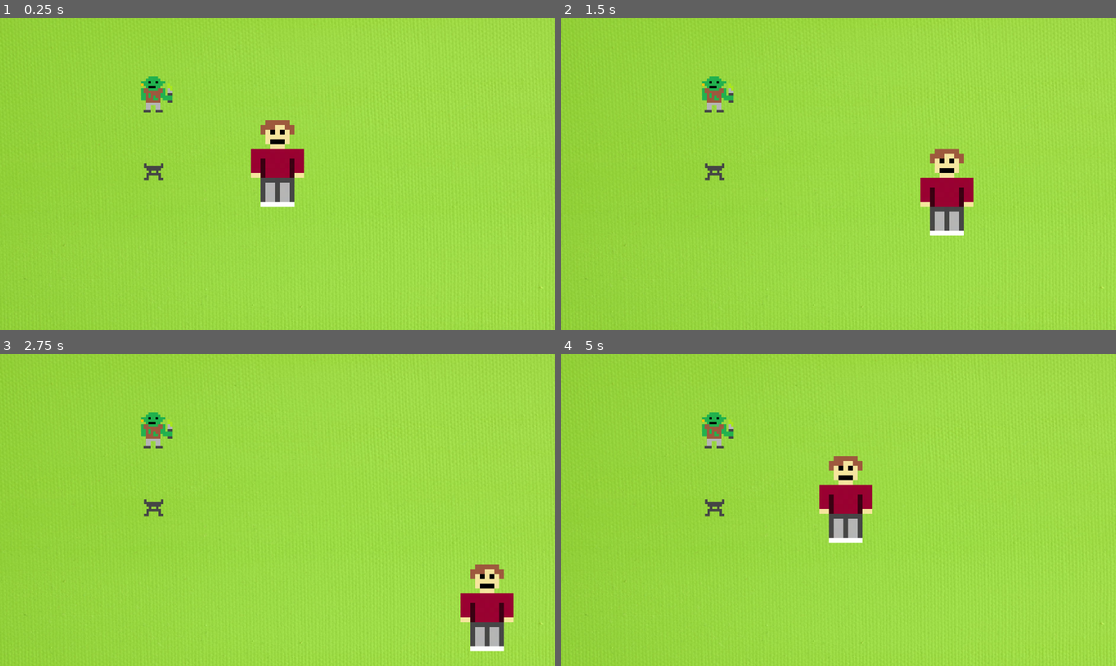
Above: before the commit, frames 1-4 (two rows, left to right).
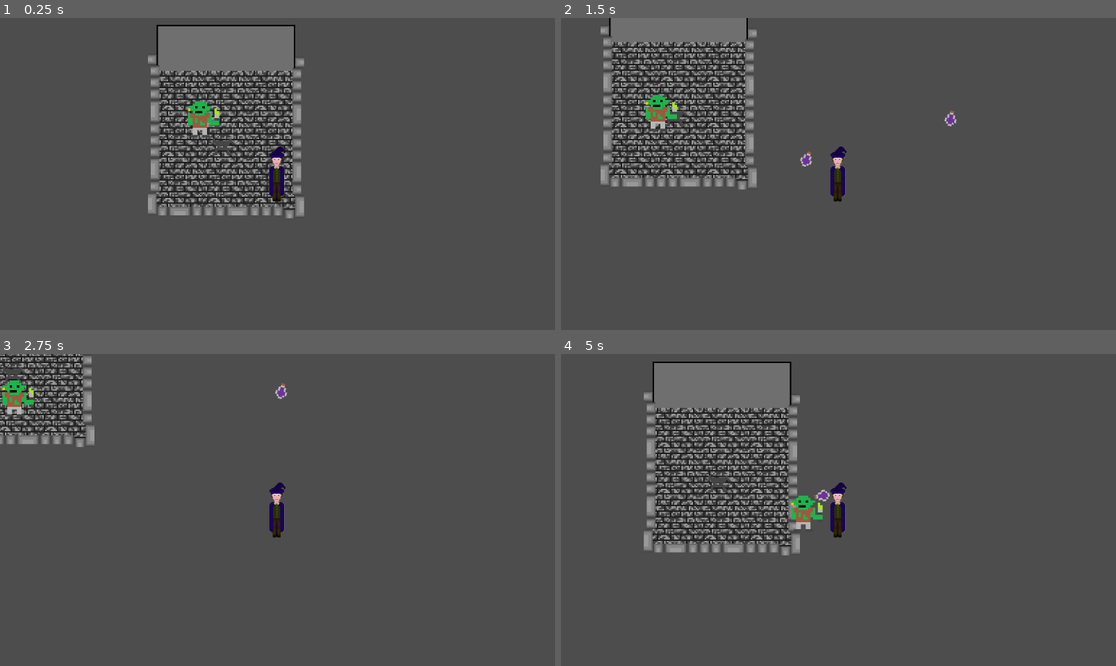
Above: after the commit, the same moments.

Repository: xandaron/TheAlchemist
Game: Godot game, scene res://scenes/test.tscn
Two runs of this game, one before a commit and one after it. Both use one fixed random seed, a clock stepped at 60 frames per second and the inputs below.
Inputs (mouse positions are in pixels of both pictures, inside the frame that each line leads up to):
- Up to frame 1 (0.25 s): no input
- Up to frame 2 (1.5 s): move the mouse to (960, 158) at 0.52 s; hold D (move right) 0.53-1.28 s; click (960, 158) at 0.6 s; move the mouse to (727, 189) at 1.27 s; hold S (move down) from 1.28 s (still down); click (727, 189) at 1.35 s
- Up to frame 3 (2.75 s): move the mouse to (333, 441) at 2.02 s; release S (move down) at 2.03 s; hold D (move right) from 2.03 s (still down); click (333, 441) at 2.1 s
- Up to frame 4 (5 s): move the mouse to (810, 572) at 2.77 s; release D (move right) at 2.78 s; hold W (move up) 2.78-3.53 s; click (810, 572) at 2.85 s; move the mouse to (1005, 556) at 3.52 s; hold A (move left) from 3.53 s (still down); click (1005, 556) at 3.6 s; move the mouse to (672, 463) at 4.27 s; click (672, 463) at 4.35 s

The runs differ from the first frame. In frame 1, 100% of the frame differs, in the area x 0-100%, y 0-100%; in frame 2, 100%; in frame 3, 100%; in frame 4, 100%.

Commit message:
generalization of objects for spawning purposes

Diff:
--- a/project.godot
+++ b/project.godot
@@ -17,7 +17,9 @@
 
 [autoload]
 
-Player_Variables="*res://scripts/Player_Variables.gd"
+GlobalVariables="*res://scripts/global_variables.gd"
+PlayerVariables="*res://scripts/player/player_variables.gd"
+GoblinVariables="*res://scripts/goblin/goblin_variables.gd"
 
 [input]
 
@@ -50,12 +52,23 @@
 "events": [Object(InputEventKey,"resource_local_to_scene":false,"resource_name":"","device":-1,"window_id":0,"alt_press …(182 unchanged characters)…
 ]
 }
+menu={
+"deadzone": 0.5,
+"events": [Object(InputEventKey,"resource_local_to_scene":false,"resource_name":"","device":0,"window_id":0,"alt_pressed":false,"shift_pressed":true,"ctrl_pressed":false,"meta_pressed":false,"pressed":false,"keycode":0,"physical_keycode":80,"key_label":0,"unicode":0,"echo":false,"script":null)
+]
+}
+attack={
+"deadzone": 0.5,
+"events": [Object(InputEventMouseButton,"resource_local_to_scene":false,"resource_name":"","device":-1,"window_id":0,"alt_pressed":false,"shift_pressed":false,"ctrl_pressed":false,"meta_pressed":false,"button_mask":0,"position":Vector2(0, 0),"global_position":Vector2(0, 0),"factor":1.0,"button_index":1,"canceled":false,"pressed":false,"double_click":false,"script":null)
+]
+}
 
 [layer_names]
 
 2d_physics/layer_1="player"
 2d_physics/layer_2="immovables"
 2d_physics/layer_3="entitys"
+2d_physics/layer_4="player_attacks"
 
 [rendering]
 
--- /dev/null
+++ b/scenes/goblin.tscn
@@ -0,0 +1,46 @@
+[gd_scene load_steps=6 format=3 uid="uid://jsrys4lnjdk1"]
+
+[ext_resource type="Script" path="res://scripts/goblin/goblin_controller.gd" id="1_sarn2"]
+[ext_resource type="Texture2D" uid="uid://cga8l8bs83g7v" path="res://assets/textures/goblin/goblin.png" id="2_kh4mt"]
+
+[sub_resource type="RectangleShape2D" id="RectangleShape2D_wyj0x"]
+size = Vector2(30, 45)
+
+[sub_resource type="OccluderPolygon2D" id="OccluderPolygon2D_drlgh"]
+cull_mode = 1
+polygon = PackedVector2Array(-15, 35, 15, 35, 15, -10, -15, -10)
+
+[sub_resource type="CircleShape2D" id="CircleShape2D_b3q3r"]
+radius = 70.0
+
+[node name="Goblin" type="CharacterBody2D"]
+position = Vector2(318, 156)
+collision_layer = 4
+collision_mask = 10
+script = ExtResource("1_sarn2")
+
+[node name="Sprite2D" type="Sprite2D" parent="."]
+scale = Vector2(5, 5)
+texture = ExtResource("2_kh4mt")
+metadata/_edit_lock_ = true
+
+[node name="Bounding_Box" type="CollisionShape2D" parent="."]
+position = Vector2(0, 12.5)
+shape = SubResource("RectangleShape2D_wyj0x")
+metadata/_edit_lock_ = true
+
+[node name="LightOccluder2D" type="LightOccluder2D" parent="."]
+occluder = SubResource("OccluderPolygon2D_drlgh")
+metadata/_edit_lock_ = true
+
+[node name="Attack_Area" type="Area2D" parent="."]
+visible = false
+collision_layer = 0
+metadata/_edit_lock_ = true
+
+[node name="CollisionShape2D" type="CollisionShape2D" parent="Attack_Area"]
+shape = SubResource("CircleShape2D_b3q3r")
+metadata/_edit_lock_ = true
+
+[connection signal="body_entered" from="Attack_Area" to="." method="_on_attack_area_entered"]
+[connection signal="body_exited" from="Attack_Area" to="." method="_on_attack_area_exited"]
--- /dev/null
+++ b/scenes/potion.tscn
@@ -0,0 +1,31 @@
+[gd_scene load_steps=5 format=3 uid="uid://cwv0dil0xe2fi"]
+
+[ext_resource type="Script" path="res://scripts/player/potion.gd" id="1_064ny"]
+[ext_resource type="Texture2D" uid="uid://6q022xpaqvft" path="res://assets/textures/potion.png" id="2_3lxn4"]
+
+[sub_resource type="CircleShape2D" id="CircleShape2D_8p324"]
+radius = 17.0
+
+[sub_resource type="OccluderPolygon2D" id="OccluderPolygon2D_qq7ah"]
+polygon = PackedVector2Array(0, 14, -10, 4, 0, -10, 10, 4)
+
+[node name="Potion" type="Area2D"]
+collision_layer = 8
+collision_mask = 6
+script = ExtResource("1_064ny")
+
+[node name="CollisionShape2D" type="CollisionShape2D" parent="."]
+shape = SubResource("CircleShape2D_8p324")
+metadata/_edit_lock_ = true
+
+[node name="Sprite2D" type="Sprite2D" parent="."]
+scale = Vector2(4, 4)
+texture = ExtResource("2_3lxn4")
+metadata/_edit_lock_ = true
+
+[node name="LightOccluder2D" type="LightOccluder2D" parent="."]
+occluder = SubResource("OccluderPolygon2D_qq7ah")
+occluder_light_mask = 7
+metadata/_edit_lock_ = true
+
+[connection signal="body_entered" from="." to="." method="_on_body_entered"]
--- a/scenes/test.tscn
+++ b/scenes/test.tscn
@@ -1,20 +1,21 @@
-[gd_scene load_steps=31 format=3 uid="uid://dgri5x36xf877"]
-
-[ext_resource type="Script" path="res://scripts/Scene.gd" id="1_8nsuj"]
-[ext_resource type="Texture2D" uid="uid://dv4qppu42dt41" path="res://assets/textures/green.jpg" id="2_ewqpb"]
+[gd_scene load_steps=30 format=3 uid="uid://dgri5x36xf877"]
+
+[ext_resource type="Script" path="res://scripts/scene.gd" id="1_8nsuj"]
+[ext_resource type="Texture2D" uid="uid://bd3cfjlhyfqi0" path="res://assets/textures/Room_Mock_Alligned.png" id="2_6v8kg"]
+[ext_resource type="PackedScene" uid="uid://cwv0dil0xe2fi" path="res://scenes/potion.tscn" id="3_0pd6w"]
 [ext_resource type="Texture2D" uid="uid://cij2wois46i3c" path="res://assets/textures/brazier/brazier.png" id="3_b58qi"]
-[ext_resource type="Script" path="res://scripts/Player_Character.gd" id="5_0yvrj"]
-[ext_resource type="Script" path="res://scripts/Light.gd" id="5_rrma4"]
-[ext_resource type="Texture2D" uid="uid://lcq7dn2o28rc" path="res://assets/textures/player/player.png" id="6_i1mrs"]
+[ext_resource type="Script" path="res://scripts/player/player_controller.gd" id="5_0yvrj"]
+[ext_resource type="Script" path="res://scripts/brazier/brazier_light.gd" id="5_rrma4"]
 [ext_resource type="Texture2D" uid="uid://ce4yingp2lw4i" path="res://assets/textures/brazier/brazier_lit_00.png" id="6_lcpat"]
 [ext_resource type="Texture2D" uid="uid://2ke37ld7a5i4" path="res://assets/textures/brazier/brazier_lit_01.png" id="7_ocb81"]
 [ext_resource type="Texture2D" uid="uid://3af67mfn6qgf" path="res://assets/textures/brazier/brazier_lit_02.png" id="8_xebxs"]
 [ext_resource type="Texture2D" uid="uid://glncfueds01" path="res://assets/textures/brazier/brazier_lit_03.png" id="9_eaiot"]
 [ext_resource type="Texture2D" uid="uid://dxgk2voselcef" path="res://assets/textures/brazier/brazier_lit_04.png" id="10_5splo"]
-[ext_resource type="Script" path="res://scripts/Brazier_Particles.gd" id="11_bkpif"]
-[ext_resource type="Script" path="res://scripts/Brazier_Animated.gd" id="11_v043c"]
-[ext_resource type="Script" path="res://scripts/Mob.gd" id="14_a5n55"]
-[ext_resource type="Texture2D" uid="uid://cga8l8bs83g7v" path="res://assets/textures/goblin/goblin.png" id="15_s12mv"]
+[ext_resource type="Script" path="res://scripts/brazier/brazier_particles.gd" id="11_bkpif"]
+[ext_resource type="Script" path="res://scripts/brazier/brazier_animated.gd" id="11_v043c"]
+[ext_resource type="Texture2D" uid="uid://djixsow72r05i" path="res://assets/textures/alchemist.png" id="16_xm82w"]
+[ext_resource type="Script" path="res://scripts/rooms.gd" id="17_3om0c"]
+[ext_resource type="Script" path="res://scripts/room.gd" id="18_do8uh"]
 
 [sub_resource type="SpriteFrames" id="SpriteFrames_1bxuc"]
 animations = [{
@@ -103,36 +104,37 @@
 [sub_resource type="RectangleShape2D" id="RectangleShape2D_lfmeo"]
 size = Vector2(1152.5, 41)
 
-[sub_resource type="RectangleShape2D" id="RectangleShape2D_wyj0x"]
-size = Vector2(40, 70)
-
-[sub_resource type="OccluderPolygon2D" id="OccluderPolygon2D_drlgh"]
-cull_mode = 1
-polygon = PackedVector2Array(-15, 35, 15, 35, 15, -10, -15, -10)
-
-[sub_resource type="CircleShape2D" id="CircleShape2D_b3q3r"]
-radius = 70.0
-
 [sub_resource type="RectangleShape2D" id="RectangleShape2D_4ilib"]
-size = Vector2(69, 119.5)
+size = Vector2(29, 60)
 
 [sub_resource type="OccluderPolygon2D" id="OccluderPolygon2D_nxbl3"]
-cull_mode = 1
-polygon = PackedVector2Array(-25, 60, 25, 60, 26, -50, -25, -50)
+closed = false
+polygon = PackedVector2Array(-14, 43, -14, -14, 12, -14, 12, 43)
+
+[sub_resource type="SpriteFrames" id="SpriteFrames_ydnmr"]
+animations = [{
+"frames": [{
+"duration": 1.0,
+"texture": ExtResource("16_xm82w")
+}],
+"loop": true,
+"name": &"idle",
+"speed": 5.0
+}]
 
 [node name="Root" type="Node"]
 
+[node name="Sprite2D" type="Sprite2D" parent="."]
+position = Vector2(370, 742)
+scale = Vector2(3, 3)
+texture = ExtResource("2_6v8kg")
+
 [node name="Scene_Root" type="Node2D" parent="."]
+y_sort_enabled = true
 script = ExtResource("1_8nsuj")
 
-[node name="background" type="Sprite2D" parent="Scene_Root"]
-position = Vector2(580, 321)
-scale = Vector2(0.615234, 0.558997)
-texture = ExtResource("2_ewqpb")
-metadata/_edit_lock_ = true
-
 [node name="Brazier_00" type="StaticBody2D" parent="Scene_Root"]
-position = Vector2(319, 317)
+position = Vector2(314, 321)
 collision_layer = 2
 collision_mask = 0
 
@@ -146,6 +148,7 @@
 [node name="Bounding_Box" type="CollisionShape2D" parent="Scene_Root/Brazier_00"]
 position = Vector2(0, 2.5)
 shape = SubResource("RectangleShape2D_g1uo4")
+metadata/_edit_lock_ = true
 
 [node name="Light" type="PointLight2D" parent="Scene_Root/Brazier_00"]
 scale = Vector2(5, 5)
@@ -178,10 +181,6 @@
 shape = SubResource("CircleShape2D_n2tg7")
 metadata/_edit_lock_ = true
 
-[node name="Obstacle" type="NavigationObstacle2D" parent="Scene_Root/Brazier_00"]
-visible = false
-vertices = PackedVector2Array(-20, 20, -20, -15, 20, -15, 20, 20)
-
 [node name="Scene_Walls" type="StaticBody2D" parent="Scene_Root"]
 position = Vector2(-13, 324)
 collision_layer = 2
@@ -208,59 +207,38 @@
 shape = SubResource("RectangleShape2D_lfmeo")
 metadata/_edit_lock_ = true
 
-[node name="Goblin_00" type="CharacterBody2D" parent="Scene_Root"]
-position = Vector2(318, 156)
-collision_layer = 4
-collision_mask = 2
-script = ExtResource("14_a5n55")
-
-[node name="Sprite2D" type="Sprite2D" parent="Scene_Root/Goblin_00"]
-scale = Vector2(5, 5)
-texture = ExtResource("15_s12mv")
-metadata/_edit_lock_ = true
-
-[node name="Bounding_Box" type="CollisionShape2D" parent="Scene_Root/Goblin_00"]
-position = Vector2(0, 5)
-shape = SubResource("RectangleShape2D_wyj0x")
-metadata/_edit_lock_ = true
-
-[node name="LightOccluder2D" type="LightOccluder2D" parent="Scene_Root/Goblin_00"]
-occluder = SubResource("OccluderPolygon2D_drlgh")
-metadata/_edit_lock_ = true
-
-[node name="Attack_Area" type="Area2D" parent="Scene_Root/Goblin_00"]
-visible = false
-collision_layer = 0
-metadata/_edit_lock_ = true
-
-[node name="CollisionShape2D" type="CollisionShape2D" parent="Scene_Root/Goblin_00/Attack_Area"]
-shape = SubResource("CircleShape2D_b3q3r")
-metadata/_edit_lock_ = true
-
-[node name="Player_Character" type="CharacterBody2D" parent="Scene_Root"]
-position = Vector2(576, 322)
+[node name="Player" type="CharacterBody2D" parent="Scene_Root"]
+position = Vector2(429, 380)
 collision_mask = 2
 script = ExtResource("5_0yvrj")
-
-[node name="Sprite" type="Sprite2D" parent="Scene_Root/Player_Character"]
-position = Vector2(5, 0)
-scale = Vector2(10, 10)
-texture = ExtResource("6_i1mrs")
-metadata/_edit_lock_ = true
-
-[node name="Bounding_Box" type="CollisionShape2D" parent="Scene_Root/Player_Character"]
-position = Vector2(-0.5, 9.75)
+throwable = ExtResource("3_0pd6w")
+
+[node name="Camera" type="Camera2D" parent="Scene_Root/Player"]
+process_callback = 0
+metadata/_edit_lock_ = true
+
+[node name="Bounding_Box" type="CollisionShape2D" parent="Scene_Root/Player"]
+position = Vector2(-1.5, 15)
 shape = SubResource("RectangleShape2D_4ilib")
 debug_color = Color(0, 0.579059, 0.807016, 0.42)
 metadata/_edit_lock_ = true
 
-[node name="Occluder" type="LightOccluder2D" parent="Scene_Root/Player_Character"]
+[node name="Occluder" type="LightOccluder2D" parent="Scene_Root/Player"]
 occluder = SubResource("OccluderPolygon2D_nxbl3")
 metadata/_edit_lock_ = true
+
+[node name="Sprite_Stack" type="AnimatedSprite2D" parent="Scene_Root/Player"]
+sprite_frames = SubResource("SpriteFrames_ydnmr")
+animation = &"idle"
+metadata/_edit_lock_ = true
+
+[node name="Rooms" type="Node" parent="Scene_Root"]
+script = ExtResource("17_3om0c")
+
+[node name="Room_00" type="Node" parent="Scene_Root/Rooms"]
+script = ExtResource("18_do8uh")
 
 [connection signal="body_entered" from="Scene_Root/Brazier_00/Trigger" to="Scene_Root/Brazier_00/Sprite_Stack" method="_on_brazie_entered"]
 [connection signal="body_entered" from="Scene_Root/Brazier_00/Trigger" to="Scene_Root/Brazier_00/Light" method="_on_brazier_entered"]
 [connection signal="body_entered" from="Scene_Root/Brazier_00/Trigger" to="Scene_Root/Brazier_00/Smoke" method="_on_brazier_entered"]
-[connection signal="attack_player" from="Scene_Root/Goblin_00" to="Scene_Root/Player_Character" method="_on_attack_player" binds= [0]]
-[connection signal="body_entered" from="Scene_Root/Goblin_00/Attack_Area" to="Scene_Root/Goblin_00" method="_on_attack_area_entered"]
-[connection signal="body_exited" from="Scene_Root/Goblin_00/Attack_Area" to="Scene_Root/Goblin_00" method="_on_attack_area_exited"]
+[connection signal="death" from="Scene_Root/Player" to="Scene_Root" method="_on_player_death"]
--- a/scripts/Mob.gd
+++ b/scripts/Mob.gd
@@ -1,37 +1,38 @@
 extends CharacterBody2D
 
+class_name Mob
+
 signal attack_player(damage: float)
+signal death(id: int)
 
-const BASE_HEALTH := 100.0
-var health := BASE_HEALTH
-
-const BASE_SPEED := 100.0
-var speed := BASE_SPEED
-
-const BASE_ATTACK_DELAY := 0.5
-var attack_cooldown := BASE_ATTACK_DELAY
+var id: int
+var health: float
+var speed: float
+var attack_damage: float
 var cooldown_timer := 0.0
-
-const BASE_DAMAGE := 10.0
-var damage := BASE_DAMAGE
-
 var within_attack_range := false
 
+func die():
+	visible = false
+	for child in get_children():
+		child.queue_free()
+	call_deferred("queue_free")
+	death.emit(id)
+
 func attack():
-	emit_signal("attack_player", damage)
-	cooldown_timer = attack_cooldown
+	attack_player.emit(attack_damage)
 
-func move(target: Vector2, delta: float):
-	move_and_collide((target - position).normalized() * speed * delta)
-
-func _physics_process(delta):
-	if cooldown_timer > 0.0:
-		cooldown_timer -= delta
-	elif within_attack_range:
-		attack()
+func initalize(uid: int, pos: Vector2):
+	id = uid
+	position = pos
 
 func _on_attack_area_entered(_body):
 	within_attack_range = true
 
 func _on_attack_area_exited(_body):
 	within_attack_range = false
+
+func _on_potion_hit(damage: float):
+	health -= damage
+	if health <= 0.0:
+		die()
--- a/scripts/Player_Character.gd
+++ /dev/null
@@ -1,37 +0,0 @@
-extends CharacterBody2D
-
-const BASE_HEALTH := 100.0
-var health := BASE_HEALTH
-const BASE_SPEED := 300.0
-var speed := BASE_SPEED
-
-const BASE_IMMUNITY_TIME := 1.0
-var immunity_time := BASE_IMMUNITY_TIME
-var immunity_timer := 0.0
-
-func _physics_process(delta):
-	if immunity_timer > 0.0:
-		immunity_timer -= delta
-	var direction := Vector2(0.0, 0.0)
-	if Input.is_action_pressed("move up"):
-		direction.y -= 1.0
-	if Input.is_action_pressed("move down"):
-		direction.y += 1.0
-	if Input.is_action_pressed("move left"):
-		direction.x -= 1.0
-	if Input.is_action_pressed("move right"):
-		direction.x += 1.0
-	direction = direction.normalized()
-	var collision_info = move_and_collide(direction * speed * delta)
-	while collision_info:
-		var normal := collision_info.get_normal()
-		collision_info = move_and_collide(Vector2(normal.y, -normal.x) * \
-			collision_info.get_remainder().length() * \
-			direction.cross(normal))
-	Player_Variables.current_position = position
-
-func _on_attack_player(damage: float, _status_effect: int):
-	if immunity_timer <= 0.0:
-		immunity_timer = immunity_time
-		health -= damage
-		print("Ouch! Damage: ", damage, " HP: ", health)
--- a/scripts/Player_Variables.gd
+++ /dev/null
@@ -1,3 +0,0 @@
-extends Node
-
-var current_position: Vector2
--- a/scripts/Scene.gd
+++ b/scripts/Scene.gd
@@ -7,3 +7,8 @@
 func _input(event):
 	if event.is_action("quit"):
 		get_tree().root.propagate_notification(NOTIFICATION_WM_CLOSE_REQUEST)
+	if event.is_action("menu") and event.is_pressed():
+		GlobalVariables.pause = not GlobalVariables.pause
+
+func _on_player_death():
+	GlobalVariables.pause = true
--- a/scripts/Brazier_Animated.gd
+++ b/scripts/brazier/brazier_animated.gd
@@ -1,5 +1,4 @@
 extends AnimatedSprite2D
 
 func _on_brazie_entered(_body):
-	visible = true
 	play("lit")
--- /dev/null
+++ b/scripts/global_variables.gd
@@ -0,0 +1,7 @@
+extends Node
+
+enum Mob_Types {GOBLIN}
+
+var pause := false
+
+var goblin: PackedScene = preload("res://scenes/goblin.tscn")
--- /dev/null
+++ b/scripts/goblin/goblin_controller.gd
@@ -0,0 +1,25 @@
+extends Mob
+
+func _ready():
+	id = 0
+	health = GoblinVariables.health
+	speed = GoblinVariables.speed
+	attack_damage = GoblinVariables.damage
+	death.connect($".."._on_mob_death)
+
+func _physics_process(delta):
+	if GlobalVariables.pause:
+		return
+	var distanceFromPlayer = PlayerVariables.position - position
+	if distanceFromPlayer.length() > 100.0:
+		var direction = distanceFromPlayer.normalized()
+		var collision_info = move_and_collide(direction * GoblinVariables.speed * delta)
+		while collision_info:
+			var normal := collision_info.get_normal()
+			collision_info = move_and_collide(Vector2(normal.y, -normal.x) * \
+				collision_info.get_remainder().length() * direction.cross(normal))
+	if cooldown_timer > 0.0:
+		cooldown_timer -= delta
+	elif within_attack_range:
+		attack()
+		cooldown_timer = GoblinVariables.attack_cooldown
--- /dev/null
+++ b/scripts/goblin/goblin_variables.gd
@@ -0,0 +1,13 @@
+extends Node
+
+const BASE_HEALTH := 100.0
+var health := BASE_HEALTH
+
+const BASE_SPEED := 100.0
+var speed := BASE_SPEED
+
+const BASE_ATTACK_DELAY := 0.5
+var attack_cooldown := BASE_ATTACK_DELAY
+
+const BASE_DAMAGE := 10.0
+var damage := 100.0
--- /dev/null
+++ b/scripts/player/player_controller.gd
@@ -0,0 +1,53 @@
+extends CharacterBody2D
+
+signal death
+
+@export var throwable: PackedScene
+
+func attack():
+	var potion := throwable.instantiate()
+	potion.initalize(position, get_local_mouse_position().normalized(), 50.0, 500.0, 1.0)
+	potion.hit_targets.connect($"../Rooms"._on_hit_targets)
+	get_parent().add_child(potion)
+	PlayerVariables.cooldown_timer = PlayerVariables.cooldown
+
+func _ready():
+	PlayerVariables.position = position
+
+func _input(event):
+	if event.is_action("attack") and event.is_pressed() and \
+		PlayerVariables.cooldown_timer <= 0.0:
+		attack()
+
+func _physics_process(delta):
+	if GlobalVariables.pause:
+		return
+	if PlayerVariables.cooldown_timer > 0.0:
+		PlayerVariables.cooldown_timer -= delta
+	if PlayerVariables.immunity_timer > 0.0:
+		PlayerVariables.immunity_timer -= delta
+	var direction := Vector2(0.0, 0.0)
+	if Input.is_action_pressed("move up"):
+		direction.y -= 1.0
+	if Input.is_action_pressed("move down"):
+		direction.y += 1.0
+	if Input.is_action_pressed("move left"):
+		direction.x -= 1.0
+	if Input.is_action_pressed("move right"):
+		direction.x += 1.0
+	direction = direction.normalized()
+	var collision_info = move_and_collide(direction * PlayerVariables.speed * delta)
+	while collision_info:
+		var normal := collision_info.get_normal()
+		collision_info = move_and_collide(Vector2(normal.y, -normal.x) * \
+			collision_info.get_remainder().length() * \
+			direction.cross(normal))
+	PlayerVariables.position = position
+
+func _on_attack_player(damage: float):
+	if PlayerVariables.immunity_timer <= 0.0:
+		PlayerVariables.immunity_timer = PlayerVariables.immunity_time
+		PlayerVariables.health -= damage
+		print("Ouch! Damage: ", damage, " HP: ", PlayerVariables.health)
+		if PlayerVariables.health <= 0:
+			death.emit()
--- /dev/null
+++ b/scripts/player/player_variables.gd
@@ -0,0 +1,17 @@
+extends Node
+
+var position := Vector2(0.0, 0.0)
+
+const BASE_HEALTH := 100.0
+var health := BASE_HEALTH
+
+const BASE_SPEED := 300.0
+var speed := BASE_SPEED
+
+const BASE_COOLDOWN := 0.5
+var cooldown := BASE_COOLDOWN
+var cooldown_timer := 0.0
+
+const BASE_IMMUNITY_TIME := 1.0
+var immunity_time := BASE_IMMUNITY_TIME
+var immunity_timer := 0.0
--- /dev/null
+++ b/scripts/player/potion.gd
@@ -0,0 +1,36 @@
+extends Area2D
+
+class_name Potion
+
+signal hit_targets(targets: Array[Node2D], damage: float)
+
+var direction: Vector2
+var damage: float
+var speed: float
+var fly_time: float
+
+func initalize(pos: Vector2, dir: Vector2, dam: float, spe: float, time: float):
+	position = pos
+	direction = dir
+	damage = dam
+	speed = spe
+	fly_time = time
+
+func destroy():
+	visible = false
+	for child in get_children():
+		child.queue_free()
+	call_deferred("queue_free")
+
+func _physics_process(delta):
+	if GlobalVariables.pause:
+		return
+	position += direction * speed * delta
+	rotate((speed / 10) * delta)
+	if has_overlapping_bodies():
+		hit_targets.emit(get_overlapping_bodies(), damage)
+		destroy()
+		return
+	fly_time -= delta
+	if fly_time <= 0.0:
+		destroy()
--- /dev/null
+++ b/scripts/room.gd
@@ -0,0 +1,35 @@
+extends Node
+
+class_name Room
+
+var mobs: Array[Mob]
+var spawn_region: Array[Rect2]
+
+func generate_spawn_pos():
+	var region: Rect2 = spawn_region.pick_random()
+	return Vector2(region.position.x + (region.size.x * randf()),
+		region.position.y + (region.size.y * randf()))
+
+func spawn_mob(mob_type: GlobalVariables.Mob_Types):
+	var mob
+	if mob_type == GlobalVariables.Mob_Types.GOBLIN:
+		mob = GlobalVariables.goblin.instantiate()
+	mob.initalize(mobs.size(), generate_spawn_pos())
+	mob.attack_player.connect($"../../Player"._on_attack_player)
+	mobs.append(mob)
+	add_child(mob)
+
+func _on_mob_death(id: int):
+	mobs.remove_at(id)
+	spawn_mob(GlobalVariables.Mob_Types.GOBLIN)
+
+func _ready():
+	spawn_region.append(Rect2(200, 200, 100, 100))
+	spawn_mob(GlobalVariables.Mob_Types.GOBLIN)
+
+func _on_hit_targets(targets: Array[Node2D], damage: float):
+	for target in targets:
+		for mob in mobs:
+			if mob.name == target.name:
+				mob._on_potion_hit(damage)
+				break
--- /dev/null
+++ b/scripts/rooms.gd
@@ -0,0 +1,7 @@
+extends Node
+
+var active_room := 0
+
+func _on_hit_targets(targets: Array[Node2D], damage: float):
+	var room: Room = get_child(active_room)
+	room._on_hit_targets(targets, damage)
Binary file added: assets/textures/Room_Mock_Alligned.png
Not shown, added: assets/textures/Room_Mock_Alligned.png.import
Binary file added: assets/textures/alchemist.png
Not shown, added: assets/textures/alchemist.png.import
Binary file added: assets/textures/alchemist_turn_around_sheet.png
Not shown, changed: assets/textures/alchemist_turn_around_sheet.png.import
Binary file removed: assets/textures/green.jpg
Binary file added: assets/textures/potion.png
Not shown, added: assets/textures/potion.png.import
Renamed: scripts/Light.gd -> scripts/brazier/brazier_light.gd
Renamed: scripts/Brazier_Particles.gd -> scripts/brazier/brazier_particles.gd
